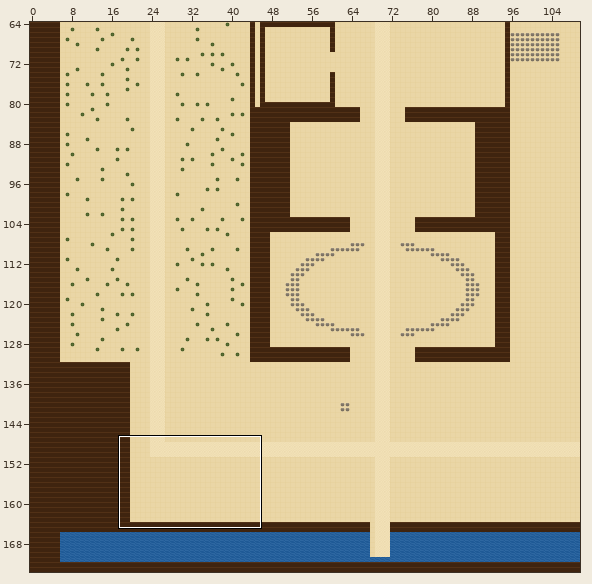
Tiled map (JSON), stored at maps/camelot.tmj. Above, an overview of the earlier version with the close-up marked.
Close-up. Before the commit:
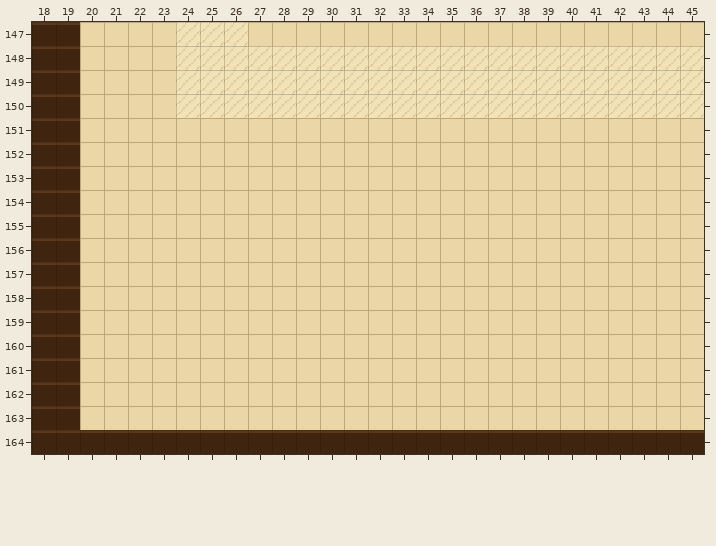
Cells are 16x16 px. Shown: x 18..45, y 147..164. The commit also changed other parts of the map, which this record leaves out.
And afterwards:
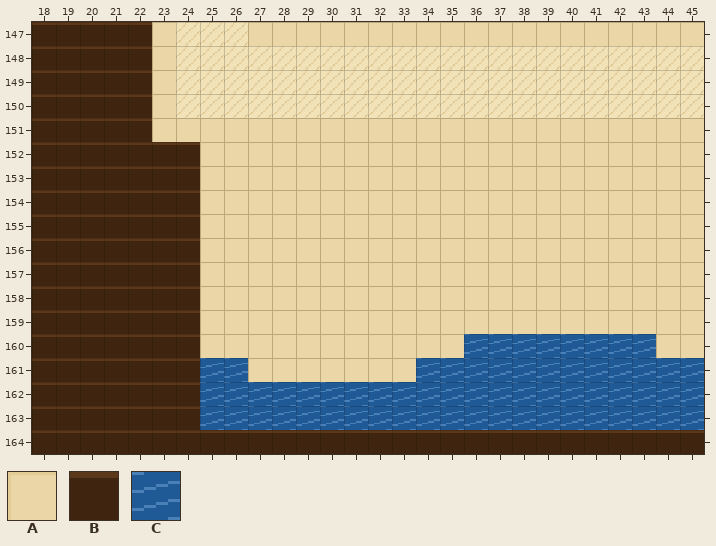
Key: from "draft": A 0, B 1, C 2.
_ is an empty cell.
From old to new:
Layer "ground":
Tile A becomes tile B in rows 147 to 151 at x 20 to 22; in rows 152 to 163 at x 20 to 24.
Tile A becomes tile C in row 160 at x 36 to 43; in row 161 at x 25 to 26 and 34 to 45; in rows 162 to 163 at x 25 to 45.
Where, in picture pixels (left, top, right, bottom), the same in both close-ups:
changed: (80, 22, 704, 430)
